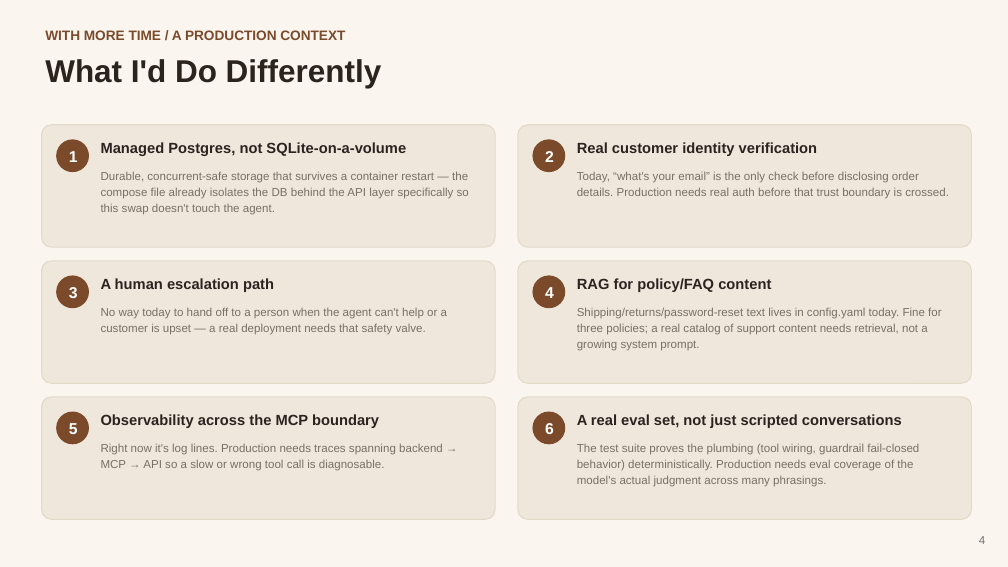
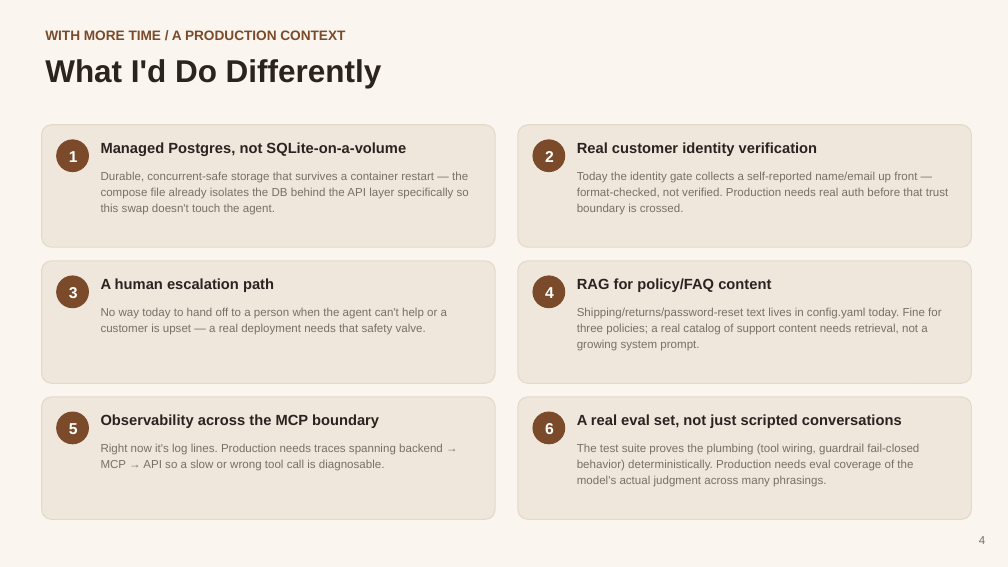
Before and after one commit to hanswallentin/cx-chatbot, a slide deck: slide 4 of deck/bookly-pitch-deck.pptx. Drawn at 1008x567 pixels with LibreOffice and Linux fonts; fonts in the diff are those of the drawing. Boxes give left, top, right and bottom in pixels: in the first picture for what was removed or moved away, otherwise in the second. Text is boxed around its words. In the diff, an @@ line names an element or a change of style, - is before the commit and + after.

```diff
--- a/deck/bookly-pitch-deck.pptx
+++ b/deck/bookly-pitch-deck.pptx
@@ text at (577,171,948,214): text changed @@
-Today, “what's your email” is the only check before disclosing order details. Production needs real auth before that trust boundary is crossed.
+Today the identity gate collects a self-reported name/email up front — format-checked, not verified. Production needs real auth before that trust boundary is crossed.
```
Also in this commit, not shown: 1 other slide changed, 2 other files.
